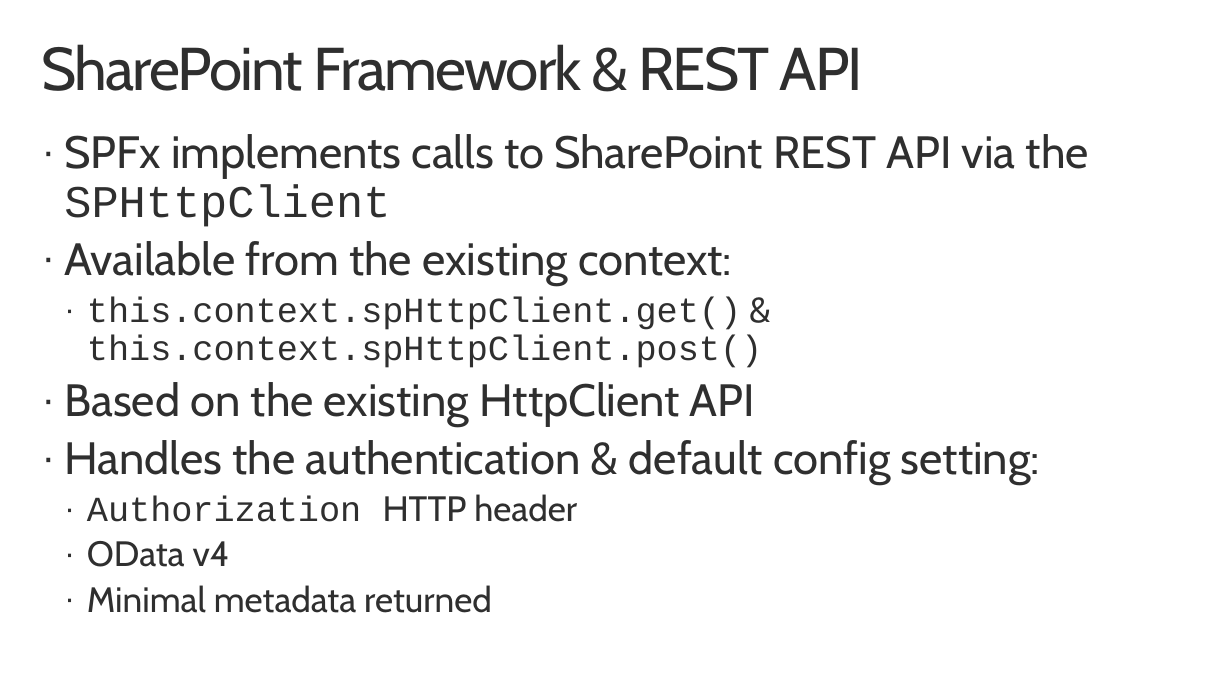
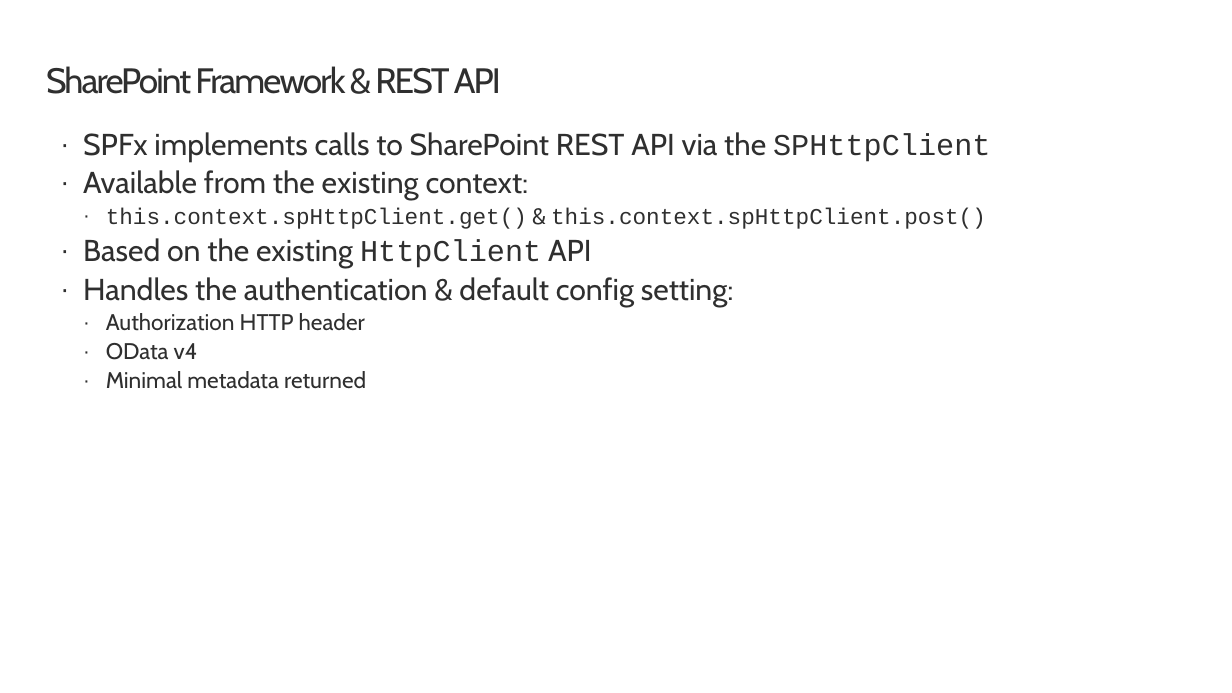
Before and after one commit to SharePoint/sp-dev-training-spfx-spcontent, a slide deck: slide 6 of 01 spfx + sp rest api.pptx. Drawn at 1232x693 pixels with LibreOffice and Linux fonts; fonts in the diff are those of the drawing; background and template pictures are left out. Boxes give left, top, right and bottom in pixels: in the first picture for what was removed or moved away, otherwise in the second. Text is boxed around its words. In the diff, an @@ line names an element or a change of style, - is before the commit and + after.

```diff
--- a/01 spfx + sp rest api.pptx
+++ b/01 spfx + sp rest api.pptx
@@ title "SharePoint Framework & REST API": place and size @@
-title "SharePoint Framework & REST API" at [42, 44, 863, 91]
+title "SharePoint Framework & REST API" at [46, 66, 501, 94]
@@ title "SharePoint Framework & REST API" at [46, 66, 501, 94]: size 48 to 28 pt @@
@@ text "SPFx implements calls to SharePoint ...": place and size @@
-text "SPFx implements calls to SharePoint ..." at [64, 134, 1089, 613]
+text "SPFx implements calls to SharePoint ..." at [83, 132, 990, 389]
@@ text "SPFx implements calls to SharePoint ..." at [83, 132, 990, 389]: size 36 to 24 pt in "SPFx implements calls to SharePoint REST API ...", "Available from the existing context:", "Based on the existing HttpClient API", "Handles the authentication & default config setting:"; size 28 to 18 pt in "this.context.spHttpClient.get() & this.context.spHttpClient. ...", "Authorization HTTP header", "OData v4", "Minimal metadata returned"; font Cabin to Courier New in "HttpClient"; font Courier New to Cabin in "Authorization"; less space between paragraphs @@
```
Also in this commit, not shown: 4 other slides changed, 2 other files.
